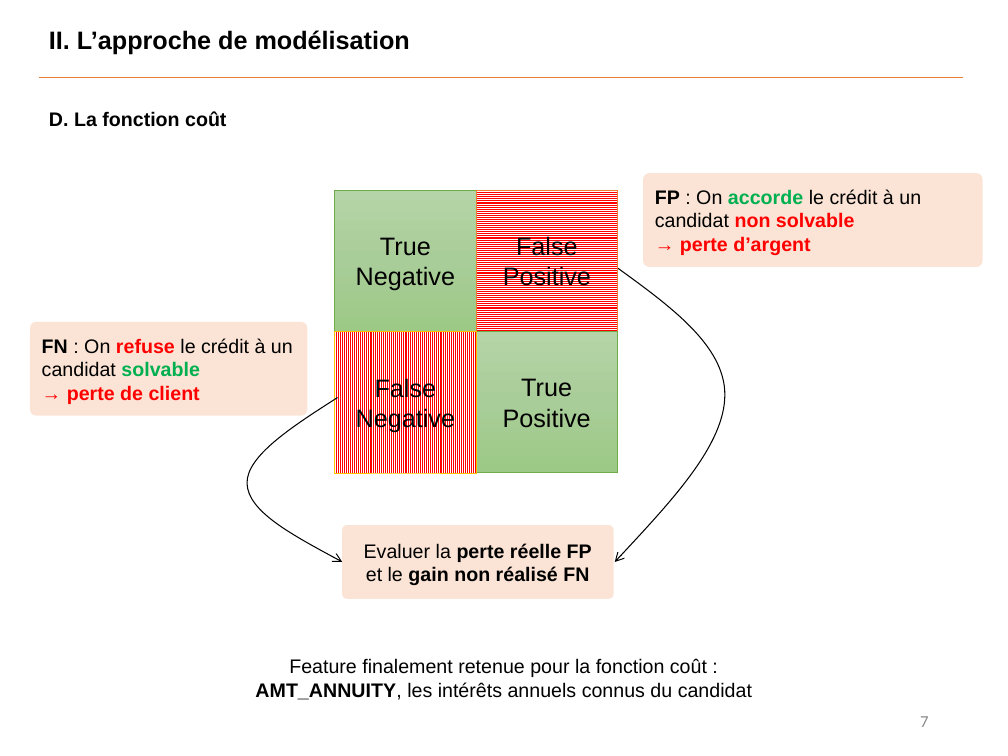
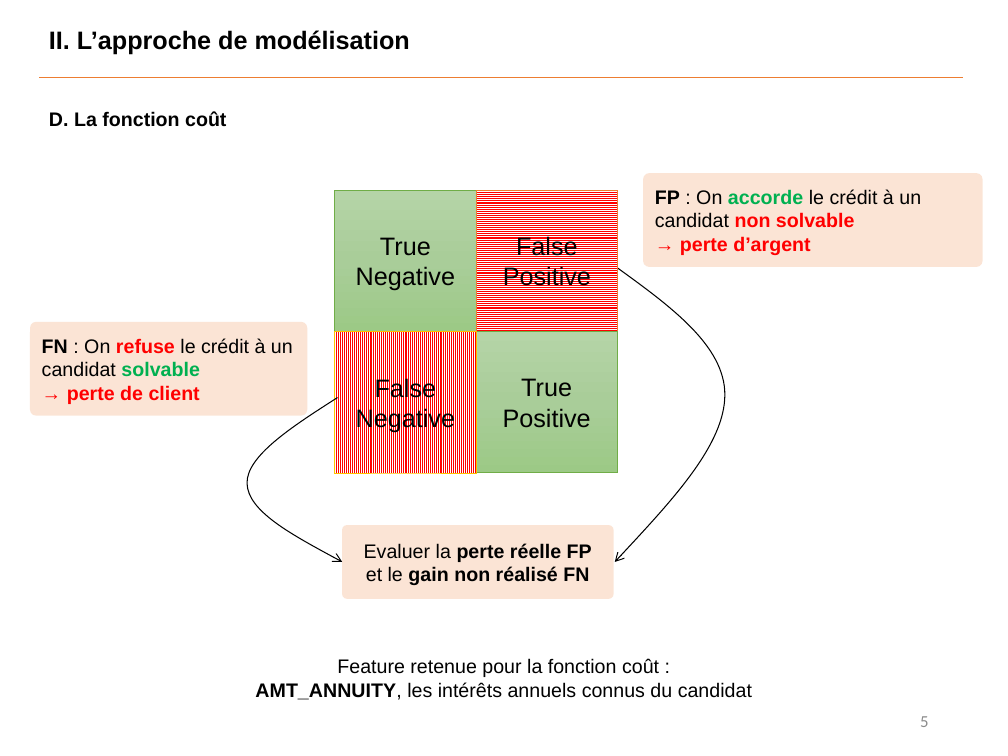
Before and after one commit to Benoit-78/P7_credit_loan_scoring_model, a slide deck: slide 5 of soutenance/P7_soutenance.pptx (slide 7 before the commit). Drawn at 1008x756 pixels with LibreOffice and Linux fonts; fonts in the diff are those of the drawing. Boxes give left, top, right and bottom in pixels: in the first picture for what was removed or moved away, otherwise in the second. Text is boxed around its words. In the diff, an @@ line names an element or a change of style, - is before the commit and + after.

```diff
--- a/soutenance/P7_soutenance.pptx
+++ b/soutenance/P7_soutenance.pptx
@@ text at (337, 658, 659, 677): text changed @@
-Feature finalement retenue pour la fonction coût :
+Feature retenue pour la fonction coût :
@@ page number at (920, 716, 928, 727): text changed @@
-7
+5
```
Also in this commit, not shown: 10 other slides changed, 1 slide added, 2 other files.
